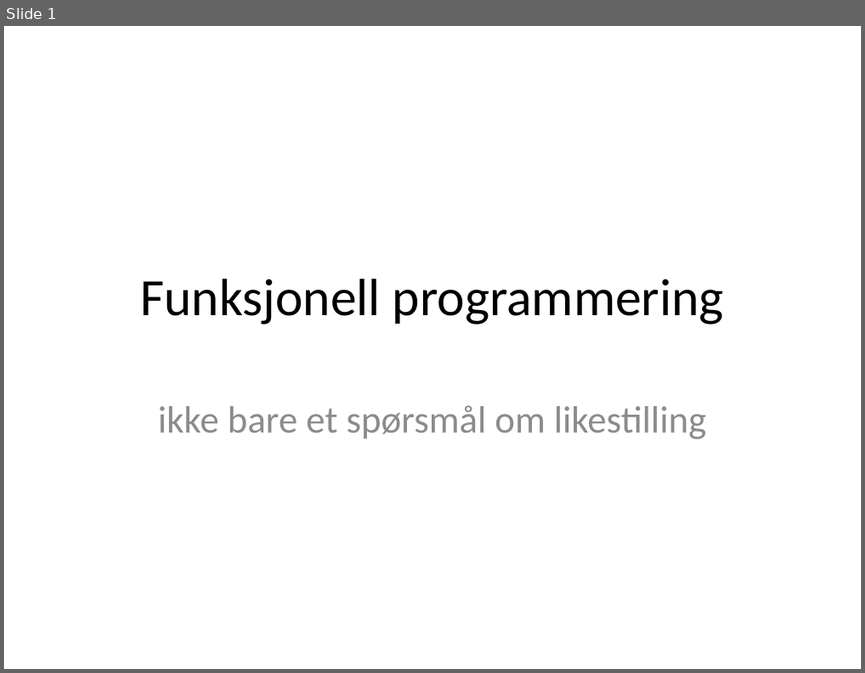
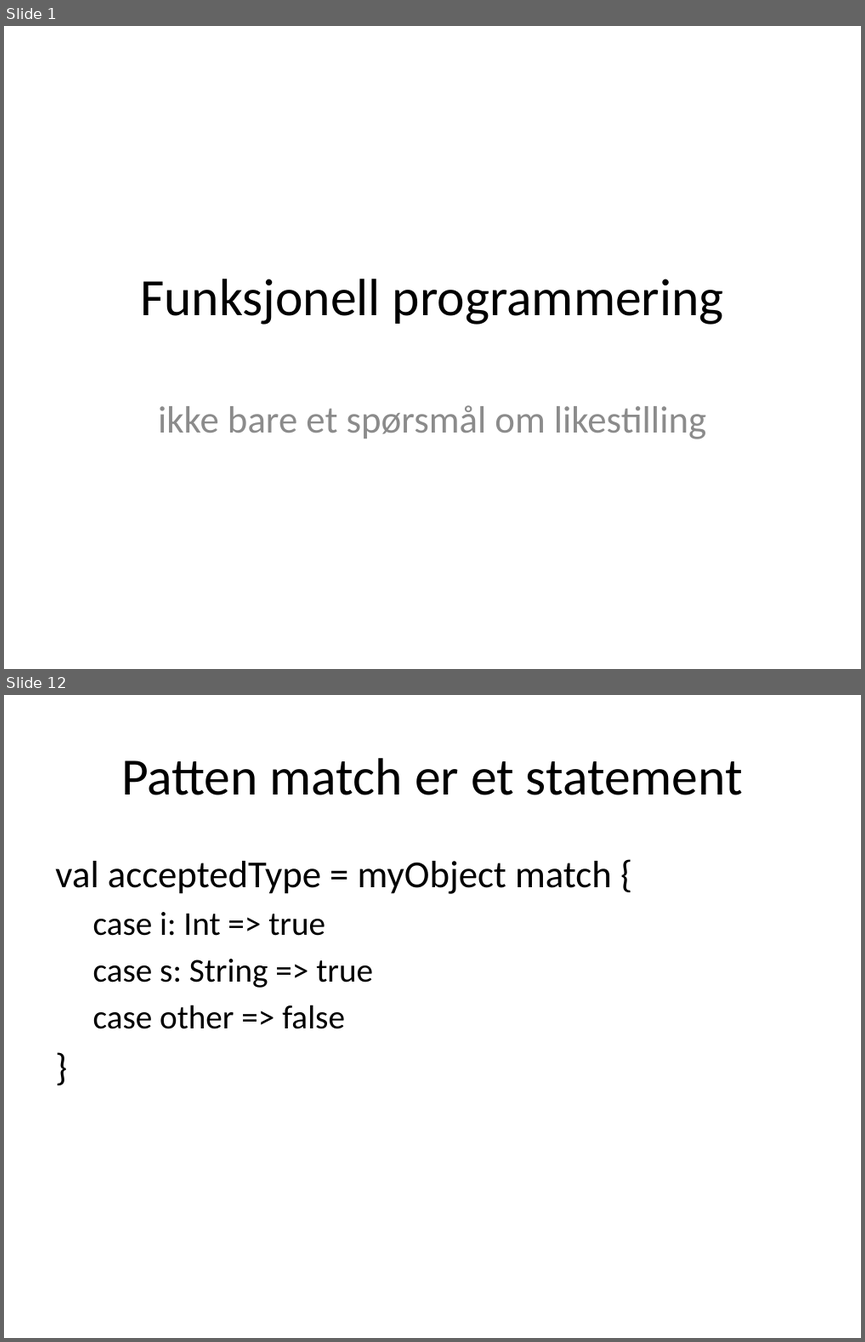
Before and after one commit to janeriksvendsen/functionalprogramming0, a slide deck: presentation/FunctionalProgramming0.pptx. Shown one above the other, each under a label of ours: slide 1 before the commit, slides 1 and 12 after it; the slides between them are not shown. The pictures are 865x673 and 865x1342 pixels, drawn with LibreOffice and Linux fonts; fonts in the diff are those of the drawing. Boxes give left, top, right and bottom in pixels: in the first picture for what was removed or moved away, otherwise in the second. Text is boxed around its words. In the diff, an @@ line names an element or a change of style, - is before the commit and + after.

```diff
--- a/presentation/FunctionalProgramming0.pptx
+++ b/presentation/FunctionalProgramming0.pptx
@@ slide 12 added at (x1=4, y1=695, x2=861, y2=1338), background #FFFFFF @@
@@ title added at (x1=121, y1=758, x2=743, y2=795), 44 pt, text #000000 @@
+Patten match er et statement
@@ text added at (x1=55, y1=861, x2=612, y2=1029), 28 pt, text #000000 @@
+val acceptedType = myObject match {
+  case i: Int => true
+  case s: String => true
+  case other => false
+}
```
Also in this commit, not shown: 3 slides changed, 10 other slides added, 3 slides removed, 1 other file.
